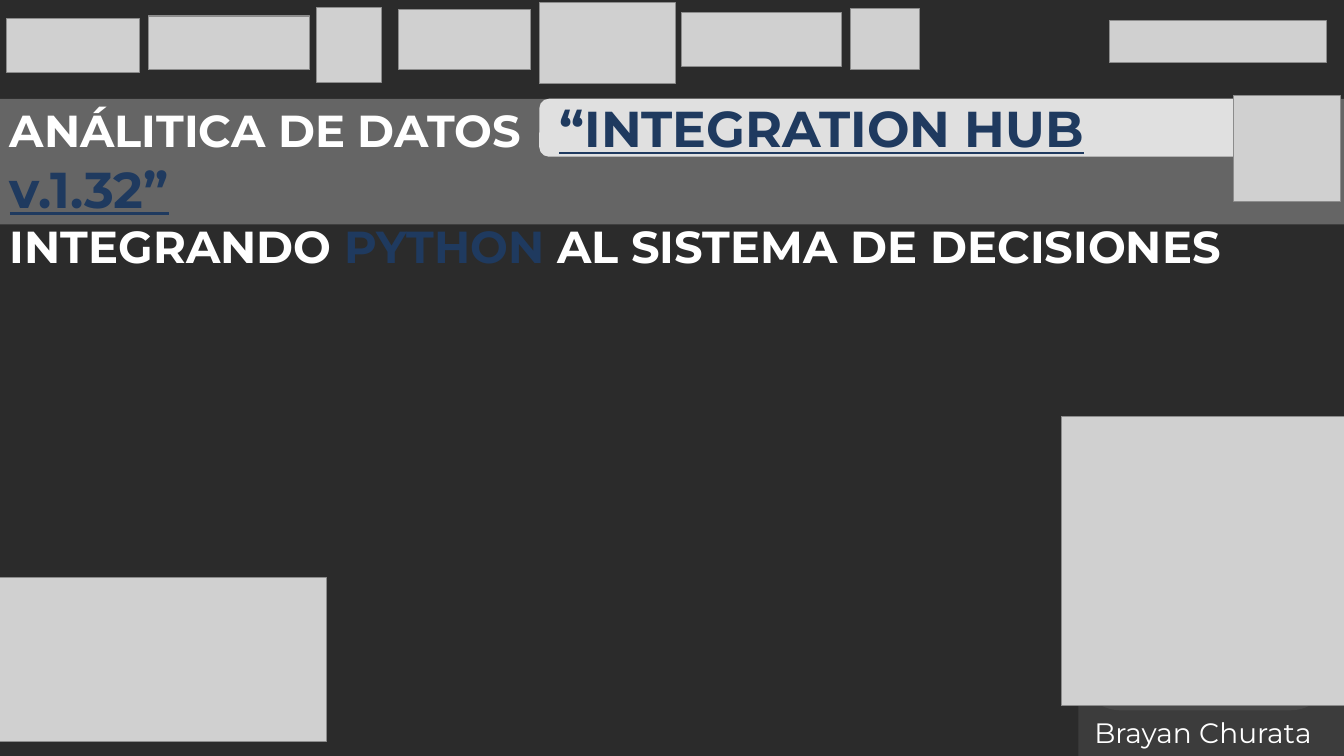
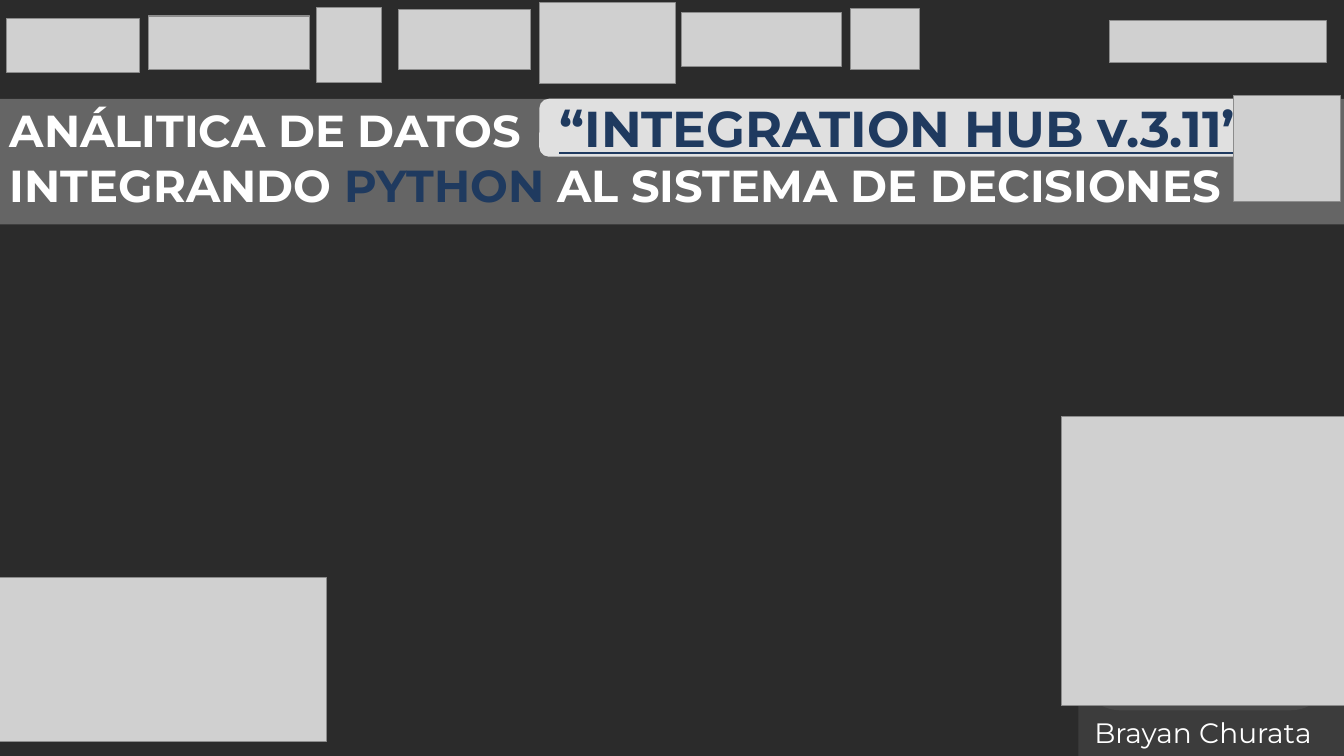
Before and after one commit to brayanfchurata/CODEAUNI_PROYECTO_02_HUB_MINING_DATA_ANALYSIS, a slide deck: slide 1 of Analisis_Brayan_Churata [Autosaved].pptx (slide 2 before the commit). Drawn at 1344x756 pixels with LibreOffice and Linux fonts; fonts in the diff are those of the drawing; grey boxes stand for pictures; background and template pictures are left out; a plain dark background stands for a picture behind light text. Boxes give left, top, right and bottom in pixels: in the first picture for what was removed or moved away, otherwise in the second. Text is boxed around its words. In the diff, an @@ line names an element or a change of style, - is before the commit and + after.

```diff
--- a/Analisis_Brayan_Churata [Autosaved].pptx
+++ b/Analisis_Brayan_Churata [Autosaved].pptx
@@ text at bbox=[10, 99, 1247, 160]: text changed @@
-ANÁLITICA DE DATOS “INTEGRATION HUB v.1.32”
+ANÁLITICA DE DATOS “INTEGRATION HUB v.3.11”
```
Also in this commit, not shown: 1 slide added, 4 slides removed, 2 other files.
